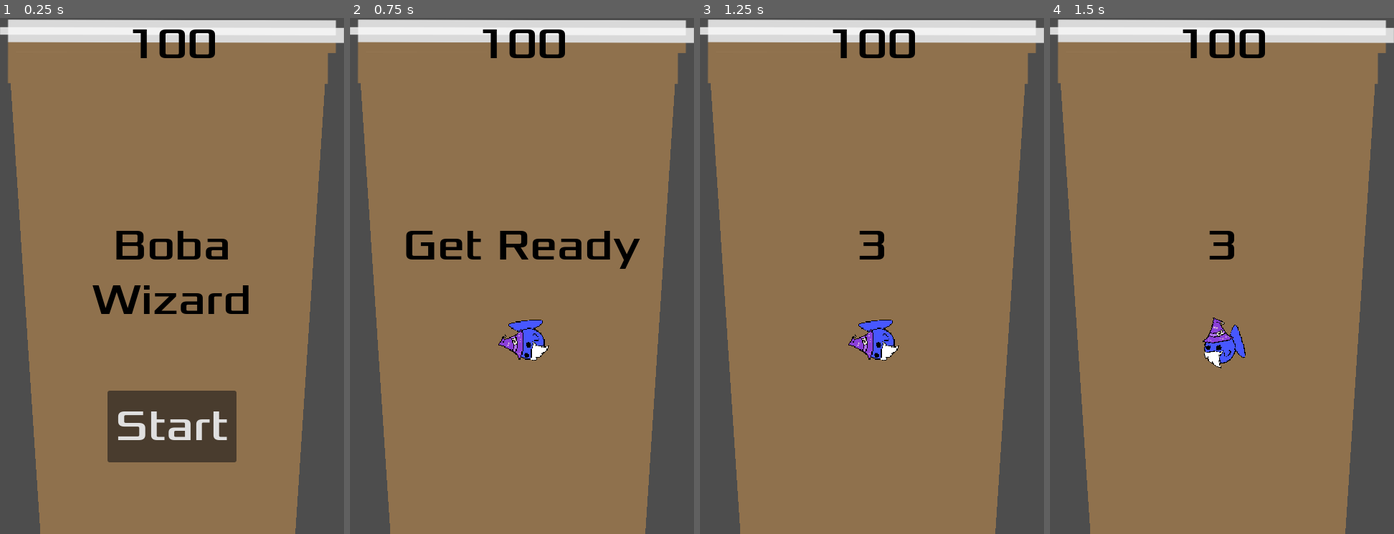
Above: before the commit, frames 1-4 (left to right).
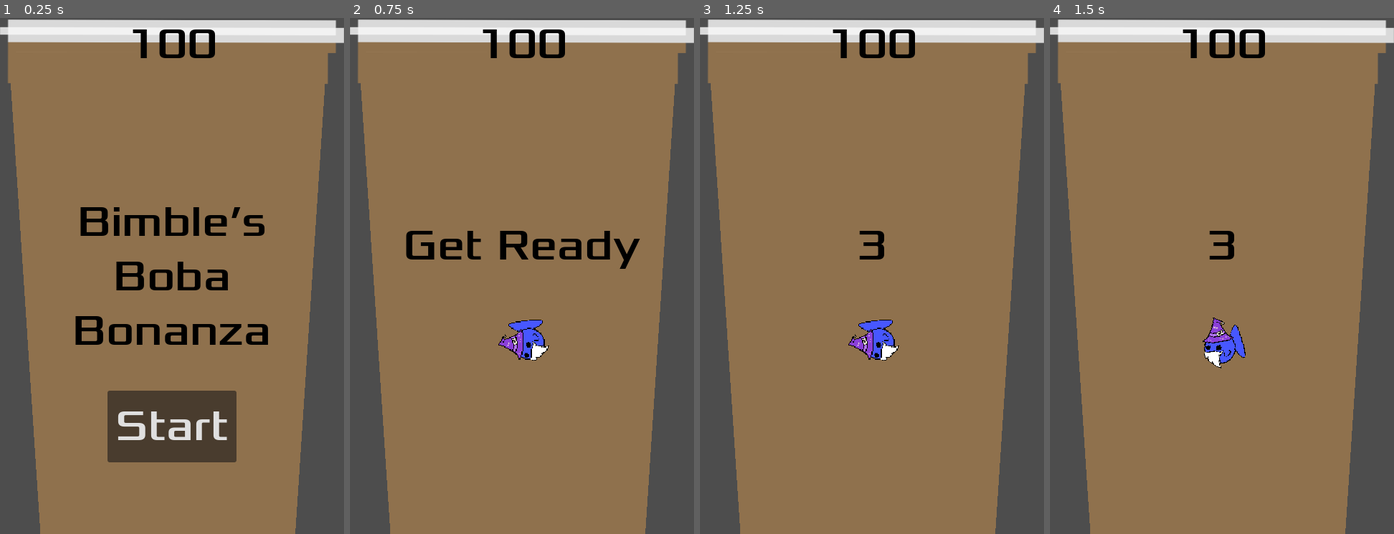
Above: after the commit, the same moments.

Repository: PaulThomasRowe/boba-tea-wizardry
Game: Godot game, scene res://main.tscn
Same seed, same stepped clock (60 frames per second), same inputs: the game is played once before the commit and once after it. This scene is started directly instead of the project's main scene. Sound files missing from this copy of the repository are replaced by a short silence.
Inputs (mouse positions are in pixels of both pictures, inside the frame that each line leads up to):
- Up to frame 1 (0.25 s): no input
- Up to frame 2 (0.75 s): click "Start" at 0.5 s
- Up to frame 3 (1.25 s): no input
- Up to frame 4 (1.5 s): tap Enter (start_game) at 1.25 s; move the mouse to (1297, 250) at 1.27 s; hold D (move_right) from 1.28 s (still down); hold Enter (start_game) from 1.28 s (still down); click (1297, 250) at 1.42 s

The runs differ from the first frame. In frame 1, 5.2% of the frame differs, in the area x 21-78%, y 36-64%; in frame 2, nothing differs; in frame 3, nothing differs; in frame 4, nothing differs.

Commit message:
fix: update project name

Diff:
--- a/hud.gd
+++ b/hud.gd
@@ -13,7 +13,7 @@
 	$MessageTimer.start()
 
 func show_game_over():
-	show_message("Game Over\nBoba Wizard")
+	show_message("Game Over\nBimble’s Boba Bonanza")
 	await $MessageTimer.timeout
 
 func update_score(score):
--- a/hud.tscn
+++ b/hud.tscn
@@ -71,8 +71,9 @@
 theme_override_colors/font_color = Color(0, 0, 0, 1)
 theme_override_fonts/font = ExtResource("2_2jm3i")
 theme_override_font_sizes/font_size = 60
-text = "Boba
-Wizard"
+text = "Bimble’s
+Boba
+Bonanza"
 horizontal_alignment = 1
 
 [node name="StartButton" type="Button" parent="."]
--- a/project.godot
+++ b/project.godot
@@ -10,14 +10,9 @@
 
 [application]
 
-config/name="Boba Wizard"
-config/description="This is a simple game where your character must move
-and avoid the enemies for as long as possible.
-
-This is a finished version of the game featured in the 'Your first 2D game'
-tutorial in the documentation. For more details, consider
-following the tutorial in the documentation."
-config/tags=PackedStringArray("2d", "demo", "official")
+config/name="Bimble’s Boba Bonanza"
+config/description="It's a fast-paced arcade-style game where players control Bimble, a wizard trapped as a boba pearl in a magical drink. The goal is to survive being slurped by the evil wizard Malgrin by dodging obstacles and the moving straw until the drink is finished."
+config/tags=PackedStringArray("2d")
 run/main_scene="res://IntroCutscene/IntroScene1.tscn"
 config/features=PackedStringArray("4.3")
 config/icon="res://art/boba_milk_tea.png"
@@ -32,7 +27,7 @@
 
 [dotnet]
 
-project/assembly_name="Boba Wizard"
+project/assembly_name="Bimble’s Boba Bonanza"
 
 [input]
 
Not shown: 1 places in falling_boba.tscn that only renumber resources
Not shown: 1 places in ice_bomb.tscn that only renumber resources
Not shown: 1 places in main.tscn that only renumber resources
